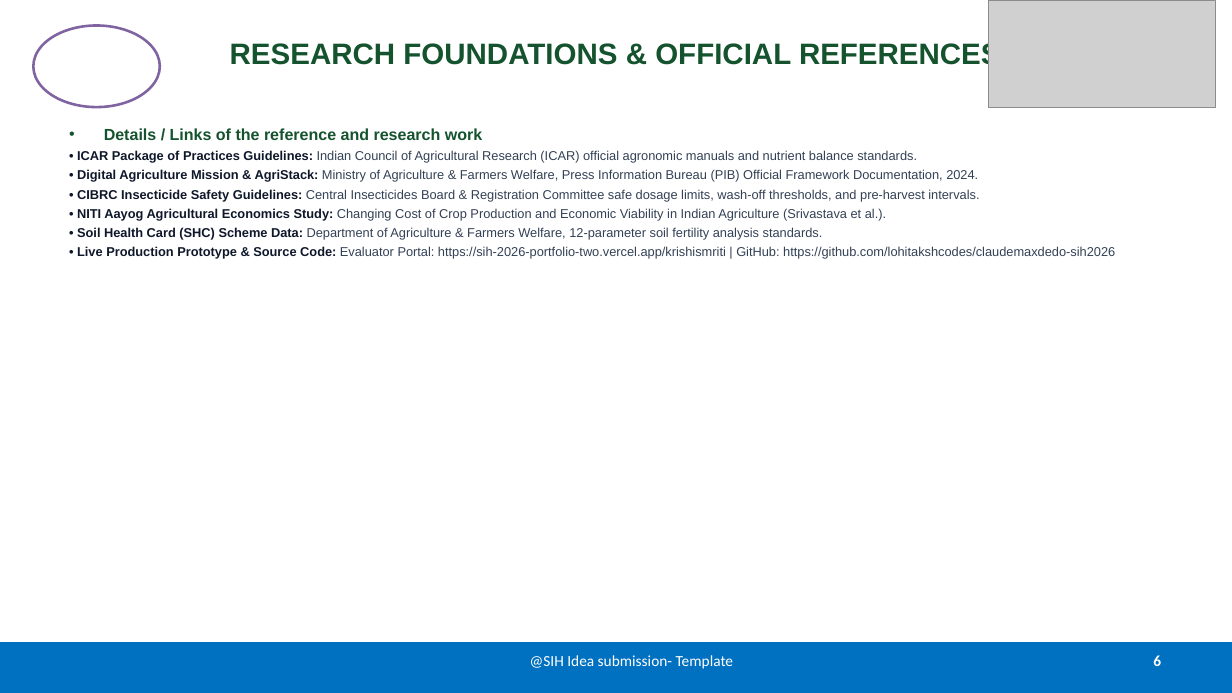
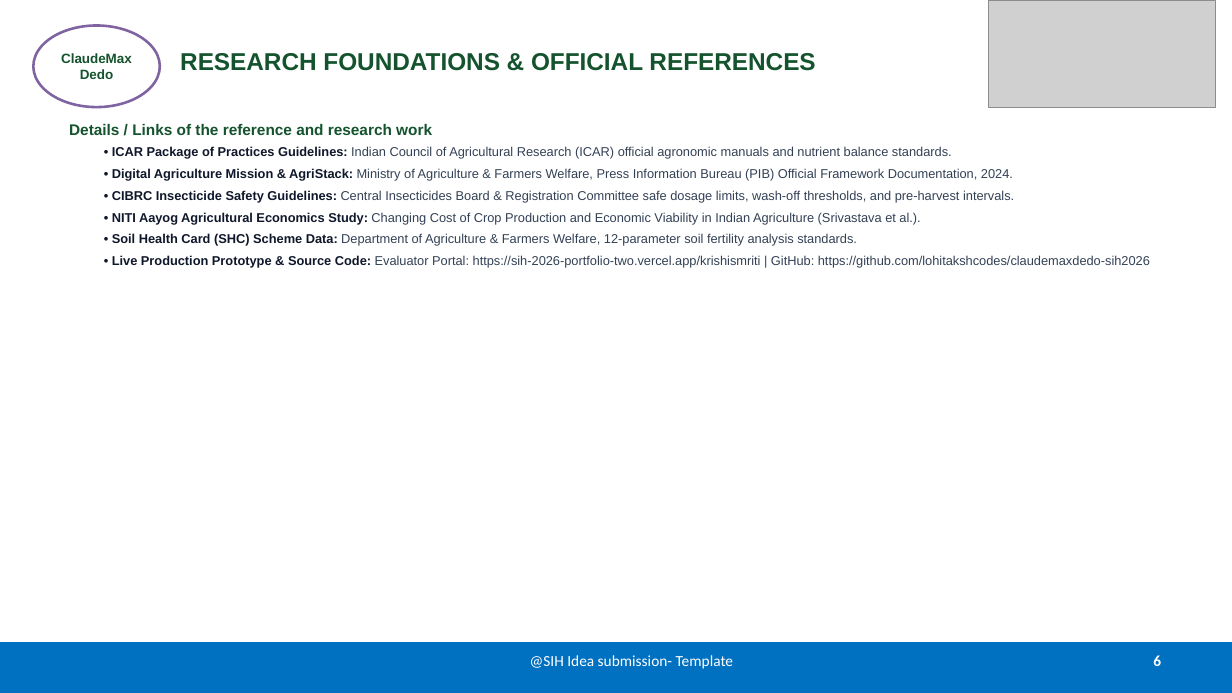
Before and after one commit to lohitakshcodes/claudemaxdedo-sih2026, a slide deck: slide 6 of SIH2026_SIH26193_KrishiSmriti_ClaudeMaxDedo.pptx. Drawn at 1232x693 pixels with LibreOffice and Linux fonts; fonts in the diff are those of the drawing; grey boxes stand for pictures. Boxes give left, top, right and bottom in pixels: in the first picture for what was removed or moved away, otherwise in the second. Text is boxed around its words. In the diff, an @@ line names an element or a change of style, - is before the commit and + after.

Commit message:
feat: official SIH 2026 PPTX & PDF presentations with Gemini infographics & architecture diagrams

```diff
--- a/SIH2026_SIH26193_KrishiSmriti_ClaudeMaxDedo.pptx
+++ b/SIH2026_SIH26193_KrishiSmriti_ClaudeMaxDedo.pptx
@@ ellipse "ClaudeMaxDedo" at bbox=[33, 26, 160, 107]: size 11 to 10.5 pt, text colour #FFFFFF to #14532D @@
@@ title "RESEARCH FOUNDATIONS & OFFICIAL REFERENCES": place and size @@
-title "RESEARCH FOUNDATIONS & OFFICIAL REFERENCES" at bbox=[230, 41, 1001, 70]
+title "RESEARCH FOUNDATIONS & OFFICIAL REFERENCES" at bbox=[180, 53, 815, 71]
@@ title "RESEARCH FOUNDATIONS & OFFICIAL REFERENCES" at bbox=[180, 53, 815, 71]: size 23 to 19 pt; alignment centre to left @@
@@ text "Details / Links of the ..." at bbox=[69, 124, 1150, 268]: size 12.5 to 12 pt in "Details / Links of the reference and ..."; bullet • to none; less space between paragraphs; more space between paragraphs @@
```
Also in this commit, not shown: 4 other slides changed, 15 other files.
